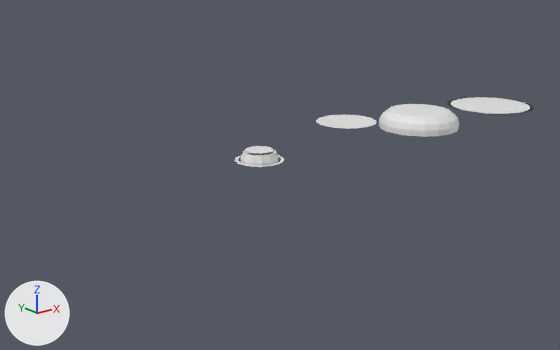
The Blender file models/field_objects.blend: old version first, new version second.
Before and after are seen from a 50 mm lens placed at (-22.37, -19.42, 7.14), pointed at (-6.11, 0.9, -0.99). The lights are fixed; the arrows at lower left show +X, +Y and +Z.

Before the edit, the objects in view are built like this:
```python
me_cylinder = bpy.data.meshes.new('Cylinder')
me_cylinder.from_pydata(...)  # 60 vertices, 50 faces; spans x -0.618..0.618, y -0.618..0.618, z -0.001..0.343
me_cylinder.materials.append(mat_gamecolors)  # its picture is missing
me_cylinder_017 = bpy.data.meshes.new('Cylinder.017')
me_cylinder_017.from_pydata(...)  # 90 vertices, 74 faces; spans x -1.5..1.5, y -1.52..1.52, z -0.01..0.65
me_cylinder_017.materials.append(mat_gamecolors)  # its picture is missing
me_cylinder_019 = bpy.data.meshes.new('Cylinder.019')
me_cylinder_019.from_pydata(...)  # 18 vertices, 1 face; spans x -1.06..1.06, y -1.07..1.07, z 0.77
me_cylinder_019.materials.append(mat_gamecolors)  # its picture is missing
ob_field_button = bpy.data.objects.new('field_button', me_cylinder)
ob_field_button.location = (-7.68, 0.0, 0.0)
ob_player_turn = bpy.data.objects.new('player_turn', me_cylinder_017)
ob_player_turn.location = (0.0, 0.0, 0.0)
ob_player_turn_placeholder = bpy.data.objects.new('player_turn_placeholder', me_cylinder_019)
ob_player_turn_placeholder.location = (-3.84, 0.0, 0.0)
# also in view: 'player_turn_hover' at (4.4, 0.0, 0.24)
```
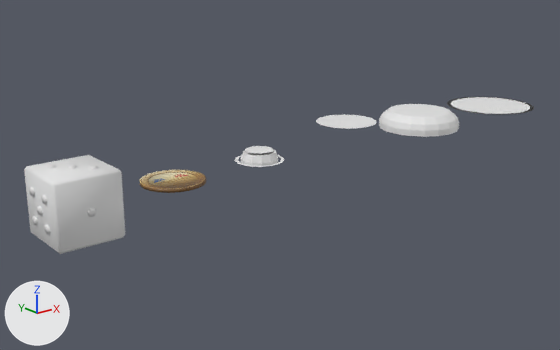
Boxes [x1, y1, x2, y2] around the edits, measured in the pictures (560 x 350 px):
'dice', added: after [24, 155, 125, 254]
'coin', added (brown): after [140, 170, 206, 193]

Patch to the scene script:
```diff
--- a/models/field_objects.blend.py
+++ b/models/field_objects.blend.py
@@ img_game_coins_png_001 @@
+img_game_coins_png_001 = load_image('game_coins.png.001', 'game_coins.png', 256, 256, 'sRGB')
@@ mat_coinmaterial @@
+mat_coinmaterial = principled_material('coinMaterial')
+mat_coinmaterial.texture = img_game_coins_png_001
@@ me_cube_004 @@
+me_cube_004.from_pydata(...)  # 402 vertices, 362 faces; spans x -1.05..1.05, y -1.05..1.05, z -1.05..1.05
+me_cube_004.polygons.foreach_set('use_smooth', [True] * 362)
+me_cube_004.materials.append(mat_gamecolors)  # its picture is missing
@@ me_cylinder_004 @@
+me_cylinder_004.from_pydata(...)  # 160 vertices, 142 faces; spans x -1.0..1.0, y -1.0..1.0, z -0.05..0.05
+me_cylinder_004.polygons.foreach_set('use_smooth', [True] * 142)
+me_cylinder_004.materials.append(mat_coinmaterial)  # picture img_game_coins_png_001
@@ ob_dice @@
+ob_dice = bpy.data.objects.new('dice', me_cube_004)
+ob_dice.location = (-14.09, 0.0, 0.0)
@@ ob_coin @@
+ob_coin = bpy.data.objects.new('coin', me_cylinder_004)
+ob_coin.location = (-10.95, 0.0, 0.0)
```
